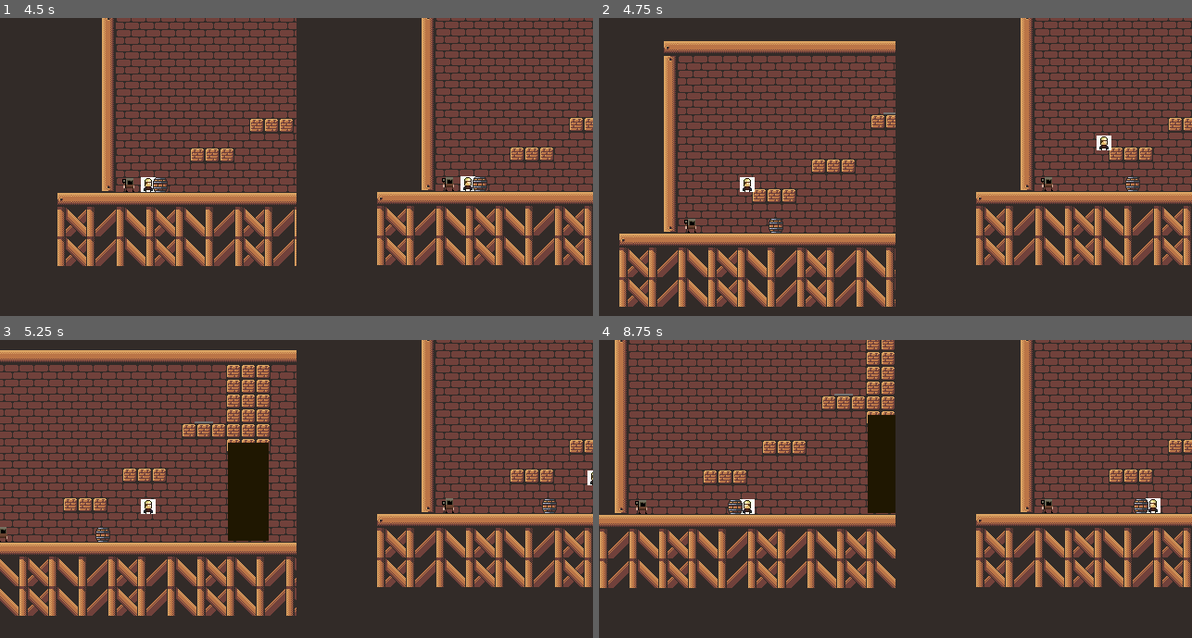
Above: before the commit, frames 1-4 (two rows, left to right).
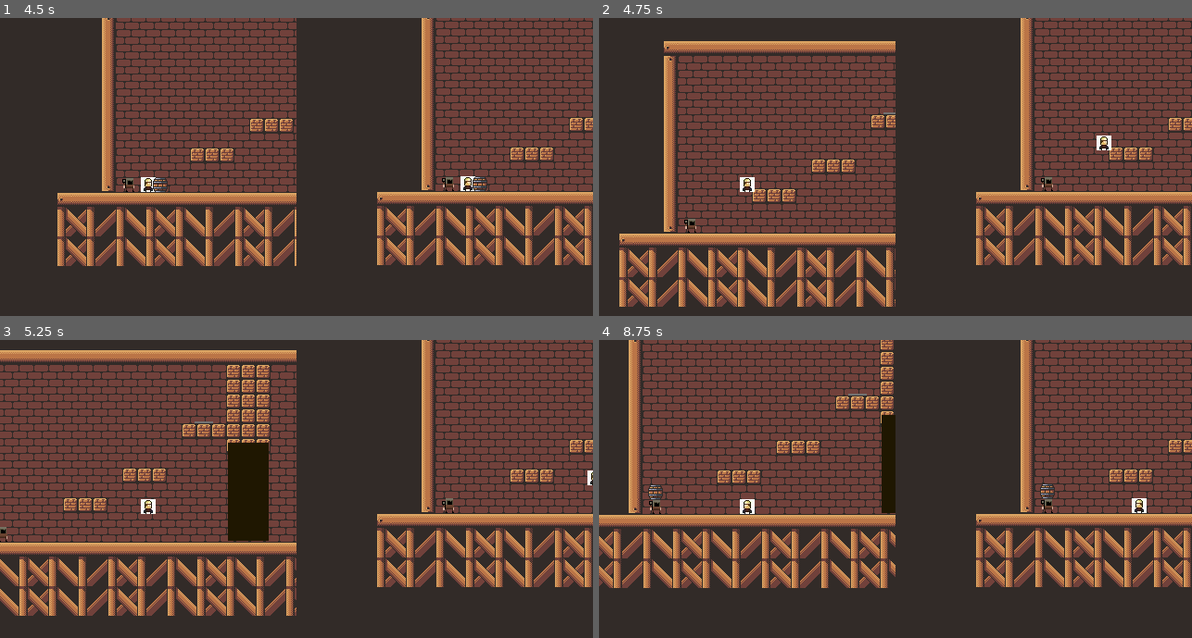
Above: after the commit, the same moments.

Repository: Darr3n2GG/Puzzle-Knights-2P-
Game: Godot game, scene res://Scenes/splitscreen.tscn
The game is run twice, just before and just after one commit, with the same random seed, the same clock (stepped at 60 frames per second) and the same inputs.
Inputs:
- Up to frame 1 (4.5 s): tap Enter at 0.5 s; hold D (1Right) 0.53-2.03 s; tap S (1Attack) at 0.6, 1.35, 2.3, 2.85, 3.6 s; tap W (1Up) at 0.77, 1.52, 3.02, 3.77 s; hold A (1Left) 2.03-4.28 s; tap Down (2PlaceOrCarry) at 2.1, 4.35 s; hold D (1Right) from 4.28 s (still down)
- Up to frame 2 (4.75 s): keep holding D (1Right); tap W (1Up) at 4.52 s; tap S (1Attack) at 4.55 s
- Up to frame 3 (5.25 s): keep holding D (1Right); tap S (1Attack) at 5.1 s
- Up to frame 4 (8.75 s): tap S (1Attack) at 5.85, 6.8, 7.35, 8.1 s; tap W (1Up) at 6.02, 6.77, 7.52 s; tap Down (2PlaceOrCarry) at 6.6 s; release D (1Right) at 8.03 s; hold A (1Left) from 8.03 s (still down)

Frame 1 is identical in both runs. In frame 2, 0.2% of the frame differs, in the area x 28-92%, y 53-73%; in frame 3, 0.2%; in frame 4, 15%, in the area x 0-95%, y 0-84%.

Commit message:
Minor update
I don't even know what I updated

Diff:
--- a/Characters/Players/Player 1/P1Hurtbox.gd
+++ b/Characters/Players/Player 1/P1Hurtbox.gd
@@ -4,7 +4,7 @@
 @export var p1_attack_damage = 1
 # Called when the node enters the scene tree for the first time.
 func _input(_event):
-	if p1.controls.player_index == 0 and Input.is_action_just_pressed("1Attack"): #haha bug fixed
+	if Input.is_action_just_pressed("1Attack"):
 		Attack(p1_attack_damage)
 
 ##Attacks enemies with knockback
--- a/Characters/Players/Player 1/player_1.tscn
+++ b/Characters/Players/Player 1/player_1.tscn
@@ -63,5 +63,6 @@
 
 [node name="HealthComponent" parent="." instance=ExtResource("4_0g6dk")]
 Name = "Player 1"
+type = "player"
 
 [connection signal="timeout" from="HurtboxArea/IsAttacking" to="HurtboxArea" method="_on_is_attacking_timeout"]
--- a/Characters/Players/Player 2/player_2.tscn
+++ b/Characters/Players/Player 2/player_2.tscn
@@ -7,6 +7,8 @@
 [ext_resource type="Texture2D" uid="uid://cde2a5rmy2nxi" path="res://Imports/AK/AK walk.png" id="5_xbdjt"]
 [ext_resource type="Texture2D" uid="uid://dk32bhdwgpidq" path="res://Imports/Castle Platformer Tileset [16x16][FREE] - RottingPixels/castle-tileset.png" id="6_q8qd8"]
 [ext_resource type="Script" path="res://Characters/Players/Player 2/P2Place_Block.gd" id="7_vvske"]
+[ext_resource type="PackedScene" uid="uid://bpdrkkdpu1hoc" path="res://Component/health_component.tscn" id="8_tgxgk"]
+[ext_resource type="PackedScene" uid="uid://dc560d02gq12i" path="res://Component/hitbox_component.tscn" id="9_4fw5g"]
 
 [sub_resource type="AtlasTexture" id="AtlasTexture_lfdwl"]
 atlas = ExtResource("3_2rfap")
@@ -158,6 +160,9 @@
 
 [sub_resource type="RectangleShape2D" id="RectangleShape2D_h73c5"]
 size = Vector2(44, 14)
+
+[sub_resource type="RectangleShape2D" id="RectangleShape2D_qw1vh"]
+size = Vector2(12, 16)
 
 [node name="Player 2" type="CharacterBody2D"]
 collision_mask = 6
@@ -196,3 +201,14 @@
 
 [node name="Place_Block" type="Node" parent="."]
 script = ExtResource("7_vvske")
+
+[node name="HealthComponent" parent="." instance=ExtResource("8_tgxgk")]
+Name = "Player 2"
+type = "player"
+
+[node name="HitboxComponent" parent="." node_paths=PackedStringArray("hc") instance=ExtResource("9_4fw5g")]
+hc = NodePath("../HealthComponent")
+
+[node name="CollisionShape2D" type="CollisionShape2D" parent="HitboxComponent"]
+position = Vector2(0, -1)
+shape = SubResource("RectangleShape2D_qw1vh")
--- a/Characters/Players/Player.gd
+++ b/Characters/Players/Player.gd
@@ -93,3 +93,6 @@
 		var collided = get_slide_collision(last_collided)
 		if collided.get_collider() is RigidBody2D:
 			collided.get_collider().apply_central_impulse(Vector2(-collided.get_normal().x * push_force,0))
+
+func die():
+	queue_free()
--- a/Component/Health Component.gd
+++ b/Component/Health Component.gd
@@ -3,33 +3,26 @@
 
 @export var MaxHealth: float = 10
 @export var Name: String
-var type : String # good naming convention good job :>
+@export var type : String = "enemy" # maybe I should make naming manually
 var health : float
 var can_damaged: bool = true
 
 func _ready():
 	health = MaxHealth
-	if Name == "Player 1" or Name == "Player 2":
-		type = "player"
-	elif Name == "Dummy":
-		type = Name
-	else:
-		type = "enemy"
-
 
 func damage(agent: String):
 	if can_damaged:
-		if type == "Dummy":
+		if type == "dummy":
 			get_parent().apply_central_impulse(Vector2(attack.knockback,0)) #knockback func
 		if type != agent: #No suiciding
 			health -= attack.damage #damaged func
 			$Damaged_CD.start()
 			can_damaged = false
-			print(Name, " health: ", health)
+			print(Name, " is attacked by ", agent, ", Current health:", health)
 		if health <= 0:
 			get_parent().die()
 			get_parent().queue_free()
-			print(Name, " is killed")
+			print(Name, " is killed by ", agent)
 
 func _on_damaged_cd_timeout():
 	can_damaged = true
--- a/Creature/Dummy.gd
+++ b/Creature/Dummy.gd
@@ -1,9 +1,10 @@
 extends RigidBody2D
 
 @onready var p2 = get_node("../Player 2") as player
-@export var health : float = 5.0
-var p1_attackzone : bool = false
-var can_damaged : bool = true
+#The below code seems to be functionless
+#@export var health : float = 5.0
+#var p1_attackzone : bool = false
+#var can_damaged : bool = true
 
 enum States
 {
--- a/Creature/Dummy.tscn
+++ b/Creature/Dummy.tscn
@@ -38,5 +38,6 @@
 debug_color = Color(0, 0.631373, 0.352941, 0.419608)
 
 [node name="HealthComponent" parent="." instance=ExtResource("3_fo58o")]
-MaxHealth = 5.0
-Name = "Dummy"
+MaxHealth = 1.0
+Name = "Barrel"
+type = "dummy"
Not shown, added: Amazing.png.import
Not shown: 1 places in Characters/Players/Player 2/player_2.tscn that only renumber resources
